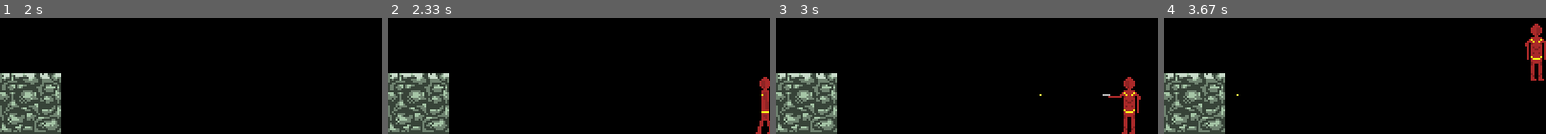
Above: before the commit, frames 1-4 (left to right).
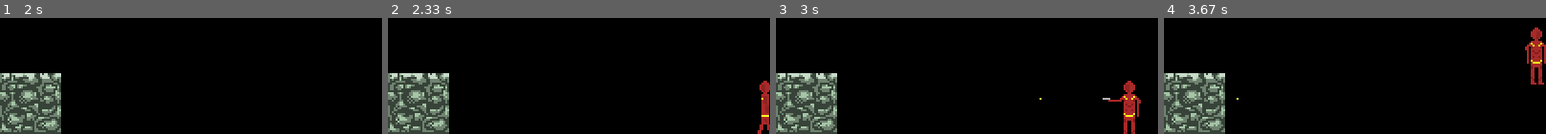
Above: after the commit, the same moments.

Repository: aavina/jubal-pygame
Game: pygame game, started from Game.py
Two runs of this game, one before a commit and one after it. Both use one fixed random seed, a clock stepped at 60 frames per second and the inputs below. The source is Python 2; it was converted automatically to run under Python 3.
Inputs:
- Up to frame 1 (2 s): hold Right 0.33-0.8 s; hold Up 0.83-1.13 s; hold Right 1.17-1.63 s; hold Left from 1.67 s (still down)
- Up to frame 2 (2.33 s): release Left at 2.2 s; hold Left from 2.23 s (still down)
- Up to frame 3 (3 s): release Left at 2.63 s; tap Space at 2.67 s
- Up to frame 4 (3.67 s): hold Up 3-3.37 s; tap Space at 3.07, 3.47 s; hold Right from 3.4 s (still down)

Frame 1 is identical in both runs. In frame 2, 0.5% of the frame differs, in the area x 96-100%, y 50-100%; in frame 3, 1.0%, in the area x 69-96%, y 50-100%; in frame 4, 1.0%.

Commit message:
Simplified and made collision detection better. Also remove bullets when they leave screen or hit tiles.

Diff:
--- a/Bullet.py
+++ b/Bullet.py
@@ -18,7 +18,7 @@
 		self.rect = self.image.get_rect()
 
 
-	def update(self):
+	def update(self, environment):
 		if self.direction == RIGHT:
 			newpos = self.rect.move(BULLETSPEED,0)
 			self.rect = newpos
--- a/Game.py
+++ b/Game.py
@@ -5,6 +5,7 @@
 from Player import Player
 from Input import Input
 from Tile import Tile
+from Bullet import Bullet
 
 pygame.init()
 
@@ -98,15 +99,15 @@
         if keyinput.wasKeyPressed(K_UP):
             player.jump()
 
-        # Check for collisions between player and environment
-        collision_list = pygame.sprite.spritecollide(player, environment, False)
-
-        if len(collision_list) > 0:
-            player.determineCollisionDir(collision_list)
+        # Remove bullets that leave screen
+        for sprite in allsprites:
+            if isinstance(sprite, Bullet):
+                if sprite.rect[0] > SCREEN_X or sprite.rect[0] < 0:
+                    allsprites.remove(sprite)
 
         # Update
-        allsprites.update()
-        environment.update()
+        allsprites.update(environment)
+        environment.update(allsprites)
 
         # Draw
         allsprites.draw(DISPLAYSURF)
--- a/Player.py
+++ b/Player.py
@@ -19,17 +19,31 @@
 		self.bulletcreated = False
 		self.jumpClock = 0
 		self.direction = NONE
-		self.collidingLeft = False
-		self.collidingRight = False
-		self.collidingUp = False
-		self.collidingDown = False
 
 		self.image = self.imagesdict['j_rightface']
 		self.rect = self.image.get_rect()
 
 
-	def update(self):
-		# Check if moving horizontally or shooting
+	def update(self, environment):
+
+		# Check horizontal and shooting movement
+		self.checkHorizontalAndShooting(environment)
+
+		# Check vertical movement
+		self.checkVertical(environment)
+
+		# Check if idle
+		if self.direction == NONE and self.facingRight and not self.shooting and not self.jumping and not self.falling:
+			self.image = self.imagesdict['j_rightface']
+		elif self.direction == NONE and not self.facingRight and not self.shooting and not self.jumping and not self.falling:
+			self.image = self.imagesdict['j_leftface']
+
+
+
+	# Check if moving horizontally or shooting
+	def checkHorizontalAndShooting(self, environment):
+		moving = False
+
 		if self.shooting and self.direction == LEFT:
 			if self.graphics['shoot_left'].isFinished():
 				self.shooting = False
@@ -60,19 +74,35 @@
 		            bullet.rect.topleft = startx, starty
 		            (self.groups())[0].add(bullet)
 		            self.bulletcreated = True
-		elif self.direction == LEFT and not self.collidingLeft:
+		elif self.direction == LEFT:
 			self.graphics['left_walk'].play()
 			self.image = self.graphics['left_walk'].getCurrentFrame()
-			newpos = self.rect.move((-kWalkSpeed,0))
-			self.rect = newpos
-		elif self.direction == RIGHT and not self.collidingRight:
+			oldpos, newpos = self.rect, self.rect.move((-kWalkSpeed,0))
+			moving = True
+		elif self.direction == RIGHT:
 			self.graphics['right_walk'].play()
 			self.image = self.graphics['right_walk'].getCurrentFrame()
-			newpos = self.rect.move((kWalkSpeed,0))
+			oldpos, newpos = self.rect, self.rect.move((kWalkSpeed,0))
+			moving = True
+
+		# Check for horizontal collision
+		if moving:
+			moving = False
 			self.rect = newpos
+			collision_list = pygame.sprite.spritecollide(self, environment, False)
 
-		# Check if moving vertically
-		if self.jumping and not self.collidingUp:
+			if len(collision_list) > 0:
+				# Revert back to old position if there's a collision
+				self.rect = oldpos
+
+
+
+	# Check if moving vertically
+	# Sprite group environment is passed in to check for any collisions
+	def checkVertical(self, environment):
+		moving = False
+
+		if self.jumping:
 			# Change to jumping sprite if not shooting
 			if not self.shooting:
 				dirstr = ''
@@ -82,15 +112,15 @@
 					dirstr = 'jump_left'
 				self.graphics[dirstr].play()
 				self.image = self.graphics[dirstr].getCurrentFrame()
-			# Move the sprite
-			newpos = self.rect.move((0,-kJumpSpeed))
-			self.rect = newpos
+			# Set sprite to move
+			oldpos, newpos = self.rect, self.rect.move((0,-kJumpSpeed))
+			moving = True
 			# Check if we've reached end of jump timer
 			if(pygame.time.get_ticks() - (self.jumpClock+kJumpClockDelay)) > 0:
 				self.jumpClock = 0
 				self.jumping = False
 				self.falling = True
-		elif self.falling and not self.collidingDown:
+		elif self.falling:
 			# Change to facing sprite if not shooting
 			if not self.shooting:
 				if self.facingRight:
@@ -98,22 +128,28 @@
 				else:
 					dirstr = 'j_leftface'
 				self.image = self.imagesdict[dirstr]
-			newpos = self.rect.move((0, kJumpSpeed))
+			oldpos, newpos = self.rect, self.rect.move((0,kJumpSpeed))
+			moving = True
+
 			# Let sprite fall until bounds are met
 			if self.rect[1] + kJumpSpeed + 64 <= 400:
 				self.rect = newpos
 			else:
 				self.falling = False
 
-		# Idle
-		if self.direction == NONE and self.facingRight and not self.shooting and not self.jumping and not self.falling:
-			self.image = self.imagesdict['j_rightface']
-		elif self.direction == NONE and not self.facingRight and not self.shooting and not self.jumping and not self.falling:
-			self.image = self.imagesdict['j_leftface']
+		# Check vertical collision
+		if moving:
+			moving = False
+			self.rect = newpos
+			collision_list = pygame.sprite.spritecollide(self, environment, False)
+			if len(collision_list) > 0:
+				# Revert back to old position if there's a collision
+				self.rect = oldpos
 
-		# Reset collision variables
-		self.collidingRight = self.collidingLeft \
-			= self.collidingUp = self.collidingDown = False
+				# If we're falling, stop
+				if self.falling:
+					self.falling = False
+
 
 
 	def moveLeft(self):
@@ -147,21 +183,3 @@
 				self.graphics['shoot_left'].play()
 				self.image = self.graphics['shoot_left'].getCurrentFrame()
 				self.direction = LEFT
-
-
-	def determineCollisionDir(self, collision_list):
-		for tile in collision_list:
-			if tile.rect.right >= self.rect.right >= tile.rect.left:
-				self.collidingRight = True
-				self.rect = self.rect.move(-(self.rect.right - tile.rect.left), 0)
-			elif tile.rect.top <= self.rect.top <= tile.rect.bottom:
-				self.collidingUp = True
-				self.rect = self.rect.move(0, -(tile.rect.bottom - self.rect.top))
-			elif tile.rect.left <= self.rect.left <= tile.rect.right:
-				self.collidingLeft = True
-				self.rect = self.rect.move(-(self.rect.left - tile.rect.right), 0)
-				print("Moving")
-			elif tile.rect.bottom >= self.rect.bottom >= tile.rect.top:
-				self.collidingDown = True
-				self.falling = False # Stop falling
-				self.rect = self.rect.move(0, -(self.rect.bottom - tile.rect.top))
--- a/Tile.py
+++ b/Tile.py
@@ -1,8 +1,18 @@
 import pygame, sys, time, pyganim
 from pygame.locals import *
+from Bullet import Bullet
 
 class Tile(pygame.sprite.Sprite):
     def __init__(self, image):
         pygame.sprite.Sprite.__init__(self)
         self.image = image
         self.rect = self.image.get_rect()
+
+
+    # Sprite group is passed in to check if any bullets hit the tile
+    def update(self, allsprites):
+    	# Check if any bullets hit. If so, remove them
+    	collision_list = pygame.sprite.spritecollide(self, allsprites, False)
+    	for sprite in collision_list:
+    		if isinstance(sprite, Bullet):
+    			allsprites.remove(sprite)
